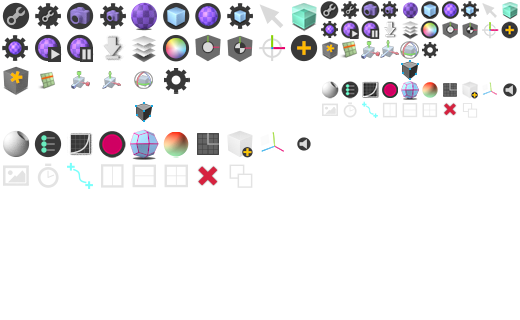
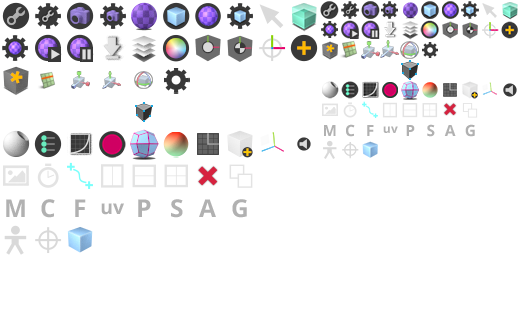
Two versions of the same layered image (520×320). Layer-by-layer changes:
added layer "uv" (1st of 2) above "Rectangle 4 copy" over [383, 126, 398, 133]
added layer "Rectangle 4 copy" above "G" over [323, 140, 337, 159]
added layer "G" (1st of 2) above "A" over [465, 124, 475, 137]
added layer "A" (1st of 2) above "S" over [444, 125, 456, 136]
added layer "S" (1st of 2) above "P" over [427, 124, 435, 137]
added layer "P" (1st of 2) above "F" over [406, 125, 415, 136]
added layer "F" (1st of 2) above "C" over [367, 125, 374, 136]
added layer "C" (1st of 2) above "M" over [346, 124, 355, 137]
added layer "M" (1st of 2) above "iconBuilder_AdidasLayersMeshTooling_32 copy" over [324, 125, 336, 136]
added layer "iconBuilder_AdidasLayersMeshTooling_32 copy" above "iconBuilder_PrimLocator_32 copy 3" over [362, 141, 378, 158]
added layer "iconBuilder_PrimLocator_32 copy 3" above "uv" over [342, 142, 359, 159]
added layer "uv" (2nd of 2) above "Rectangle 4" over [101, 203, 124, 215]
added layer "Rectangle 4" above "G" over [4, 225, 27, 255]
added layer "G" (2nd of 2) above "A" over [232, 199, 247, 218]
added layer "A" (2nd of 2) above "S" over [199, 199, 216, 217]
added layer "S" (2nd of 2) above "P" over [171, 199, 183, 218]
added layer "P" (2nd of 2) above "F" over [138, 199, 151, 217]
added layer "F" (2nd of 2) above "C" over [75, 199, 86, 217]
added layer "C" (2nd of 2) above "M" over [41, 199, 55, 218]
added layer "M" (2nd of 2) above "iconBuilder_ListsRenderSphere_32 copy 2" over [6, 199, 25, 217]
added layer "iconBuilder_AdidasLayersMeshTooling_32" above "iconBuilder_PrimLocator_32 copy 2" over [67, 227, 93, 253]
added layer "iconBuilder_PrimLocator_32 copy 2" above "iconBuilder_PrimLocator_32" over [35, 227, 61, 253]
